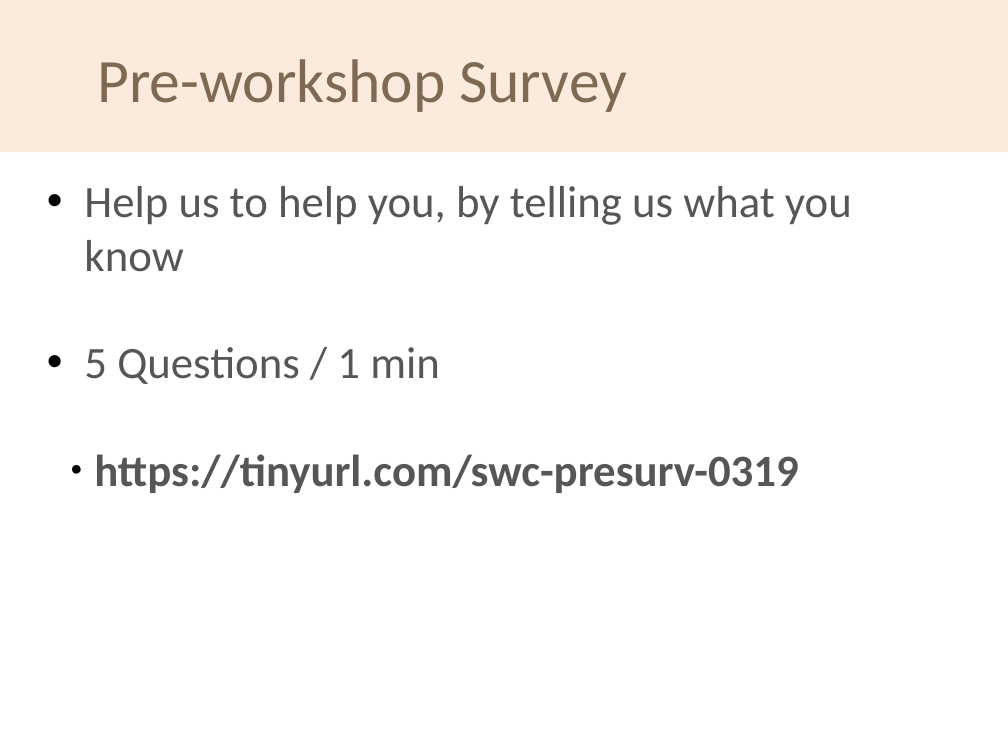
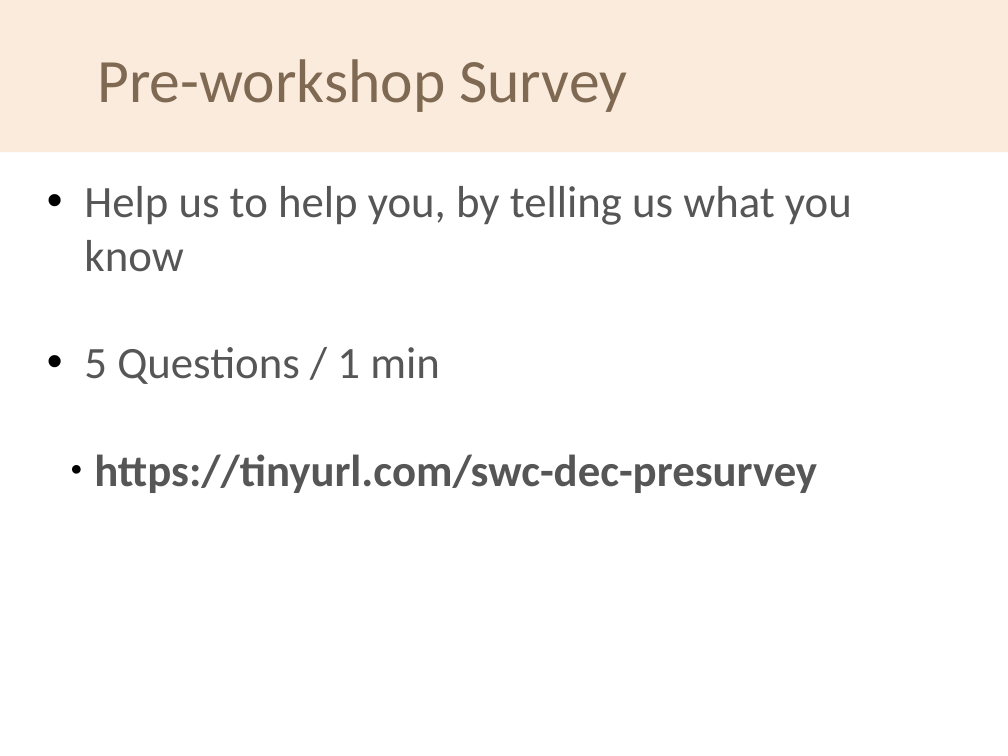
Before and after one commit to Southampton-RSG/2021-11-1-socobio-crs, a slide deck: slide 17 of welcome/swc-rsg-short-intro.odp (slide 18 before the commit). Drawn at 1008x756 pixels with LibreOffice and Linux fonts; fonts in the diff are those of the drawing; background and template pictures are left out. Boxes give left, top, right and bottom in pixels: in the first picture for what was removed or moved away, otherwise in the second. Text is boxed around its words. In the diff, an @@ line names an element or a change of style, - is before the commit and + after.

```diff
--- a/welcome/swc-rsg-short-intro.odp
+++ b/welcome/swc-rsg-short-intro.odp
@@ text at bbox=[94, 454, 817, 493]: text changed @@
-  ● https://tinyurl.com/swc-presurv-0319
+  ● https://tinyurl.com/swc-dec-presurvey
```
Also in this commit, not shown: 5 other slides changed, 1 slide removed, 3 other files.
